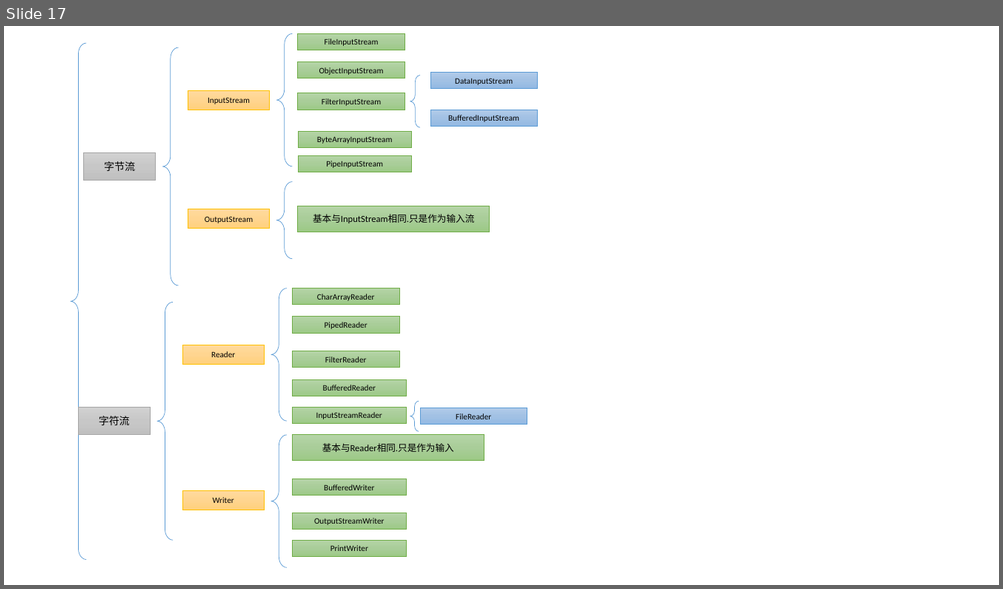
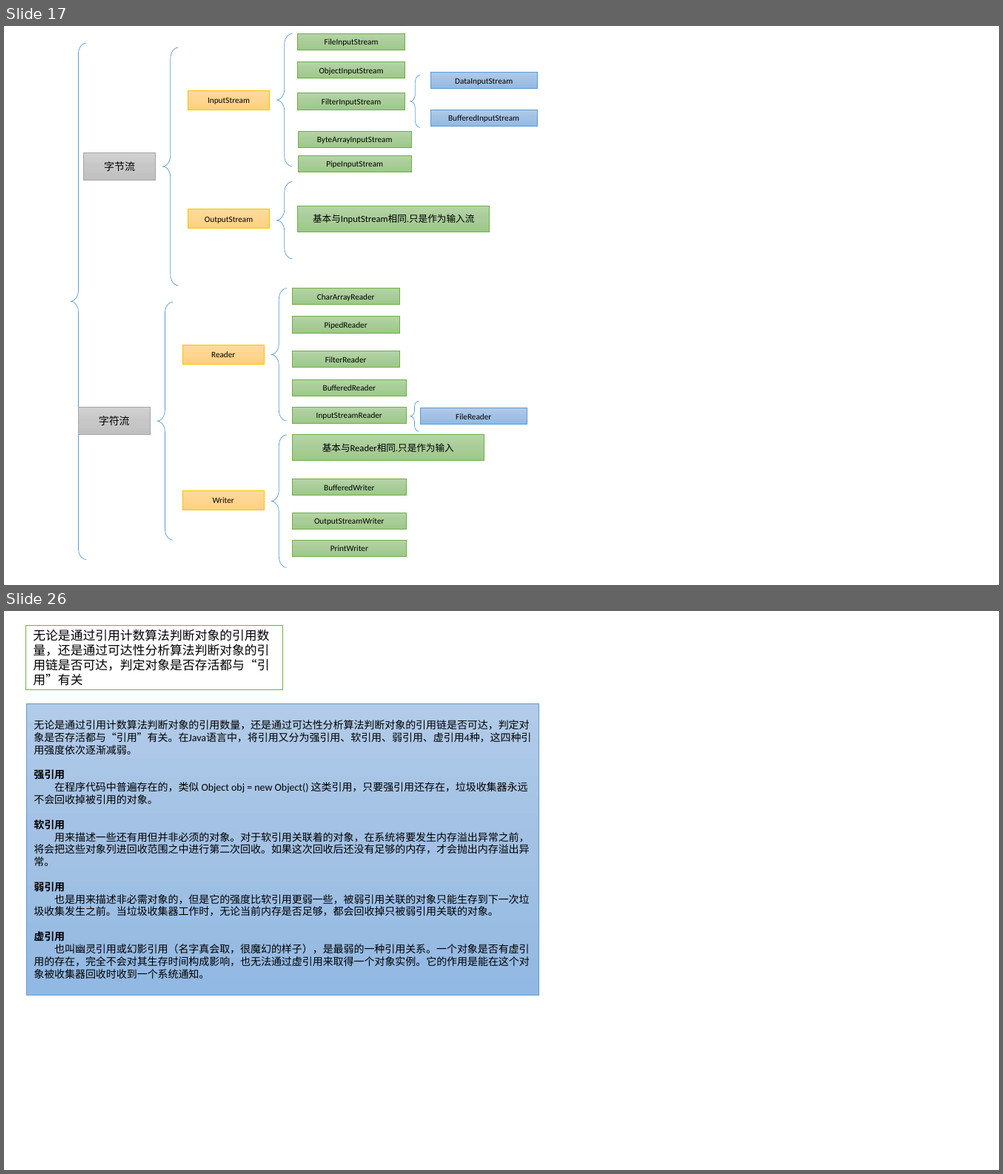
Before and after one commit to nda1992/Reading_Books_Notebook, a slide deck: images/画图PPT.pptx. Shown one above the other, each under a label of ours: slide 17 before the commit, slides 17 and 26 after it; the slides between them are not shown. The pictures are 1003x589 and 1003x1174 pixels, drawn with LibreOffice and Linux fonts; fonts in the diff are those of the drawing. Boxes give left, top, right and bottom in pixels: in the first picture for what was removed or moved away, otherwise in the second. Text is boxed around its words. In the diff, an @@ line names an element or a change of style, - is before the commit and + after.

```diff
--- a/images/画图PPT.pptx
+++ b/images/画图PPT.pptx
@@ slide 26 added at (4, 611, 999, 1170), background #FFFFFF @@
@@ rectangle added at (25, 625, 282, 690), fill #FFFFFF, outline #70AD47 1 pt, 12 pt, text #000000 @@
+无论是通过引用计数算法判断对象的引用数量，还是通过可达性分析算法判断对象的引用链是否可达，判定对象是否存活都与“引用”有关
@@ rectangle added at (26, 703, 539, 995), fill gradient #B1CBE9 to #A3C1E5 to #93B9E4, outline #5B9BD5 0.5 pt, 10 pt, text #000000 @@
+无论是通过引用计数算法判断对象的引用数量，还是通过可达性分析算法判断对象的引用链是否可达，判定对象是否存活都与“引用”有关。在Java语言中，将引用又分为强引用、软引用、弱引用、虚引用4种，这四种引用强度依次逐渐减弱。
+强引用
+在程序代码中普遍存在的，类似 Object obj = new Object() 这类引用，只要强引用还存在，垃圾收集器永远不会回收掉被引用的对象。
+软引用
+用来描述一些还有用但并非必须的对象。对于软引用关联着的对象，在系统将要发生内存溢出异常之前，将会把这些对象列进回收范围之中进行第二次回收。如果这次回收后还没有足够的内存，才会抛出内存溢出异常。
+弱引用
+也是用来描述非必需对象的，但是它的强度比软引用更弱一些，被弱引用关联的对象只能生存到下一次垃圾收集发生之前。当垃圾收集器工作时，无论当前内存是否足够，都会回收掉只被弱引用关联的对象。
+虚引用
+也叫幽灵引用或幻影引用（名字真会取，很魔幻的样子），是最弱的一种引用关系。一个对象是否有虚引用的存在，完全不会对其生存时间构成影响，也无法通过虚引用来取得一个对象实例。它的作用是能在这个对象被收集器回收时收到一个系统通知。
```
Also in this commit, not shown: 29 other slides added, 6 other files.
